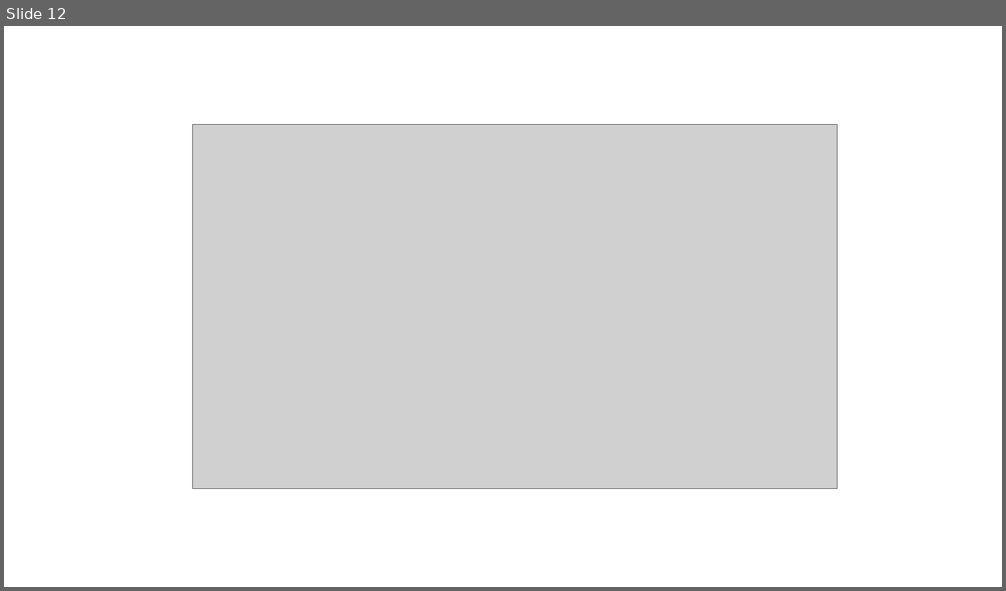
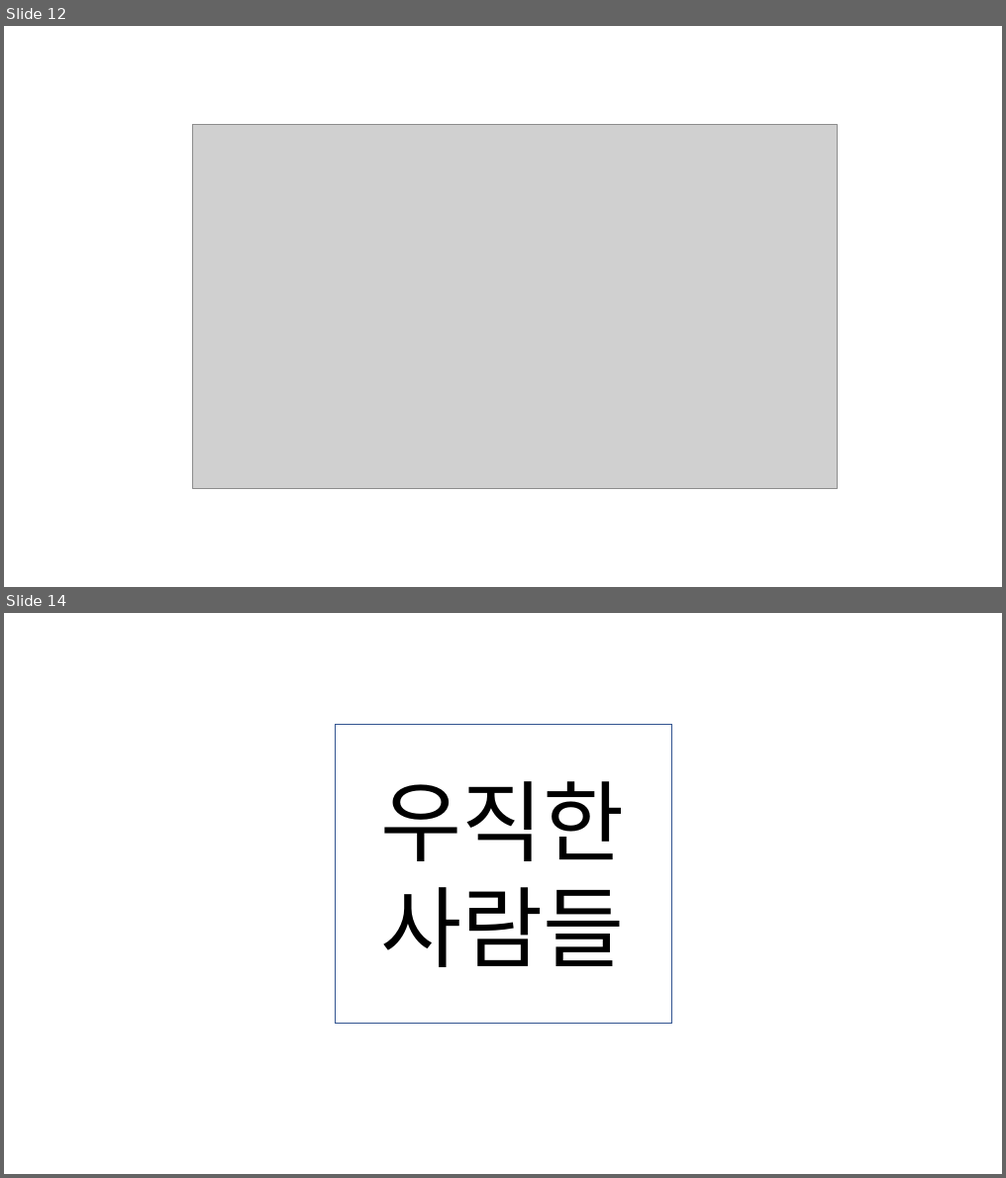
Before and after one commit to KoEonYack/Tistory-Coveant, a slide deck: Article/섬네일공장/새 Microsoft PowerPoint 프레젠테이션.pptx. Shown one above the other, each under a label of ours: slide 12 before the commit, slides 12 and 14 after it; the slides between them are not shown. The pictures are 1006x591 and 1006x1178 pixels, drawn with LibreOffice and Linux fonts; fonts in the diff are those of the drawing; grey boxes stand for pictures. Boxes give left, top, right and bottom in pixels: in the first picture for what was removed or moved away, otherwise in the second. Text is boxed around its words. In the diff, an @@ line names an element or a change of style, - is before the commit and + after.

```diff
--- a/Article/섬네일공장/새 Microsoft PowerPoint 프레젠테이션.pptx
+++ b/Article/섬네일공장/새 Microsoft PowerPoint 프레젠테이션.pptx
@@ slide 14 added at box(4, 613, 1002, 1174), background #FFFFFF @@
@@ rectangle added at box(336, 724, 672, 1023), outline #325491 1 pt @@
@@ text added at box(381, 781, 625, 967), 85 pt, text #000000 @@
+우직한
+사람들
```
Also in this commit, not shown: 2 other slides added, 14 other files.
